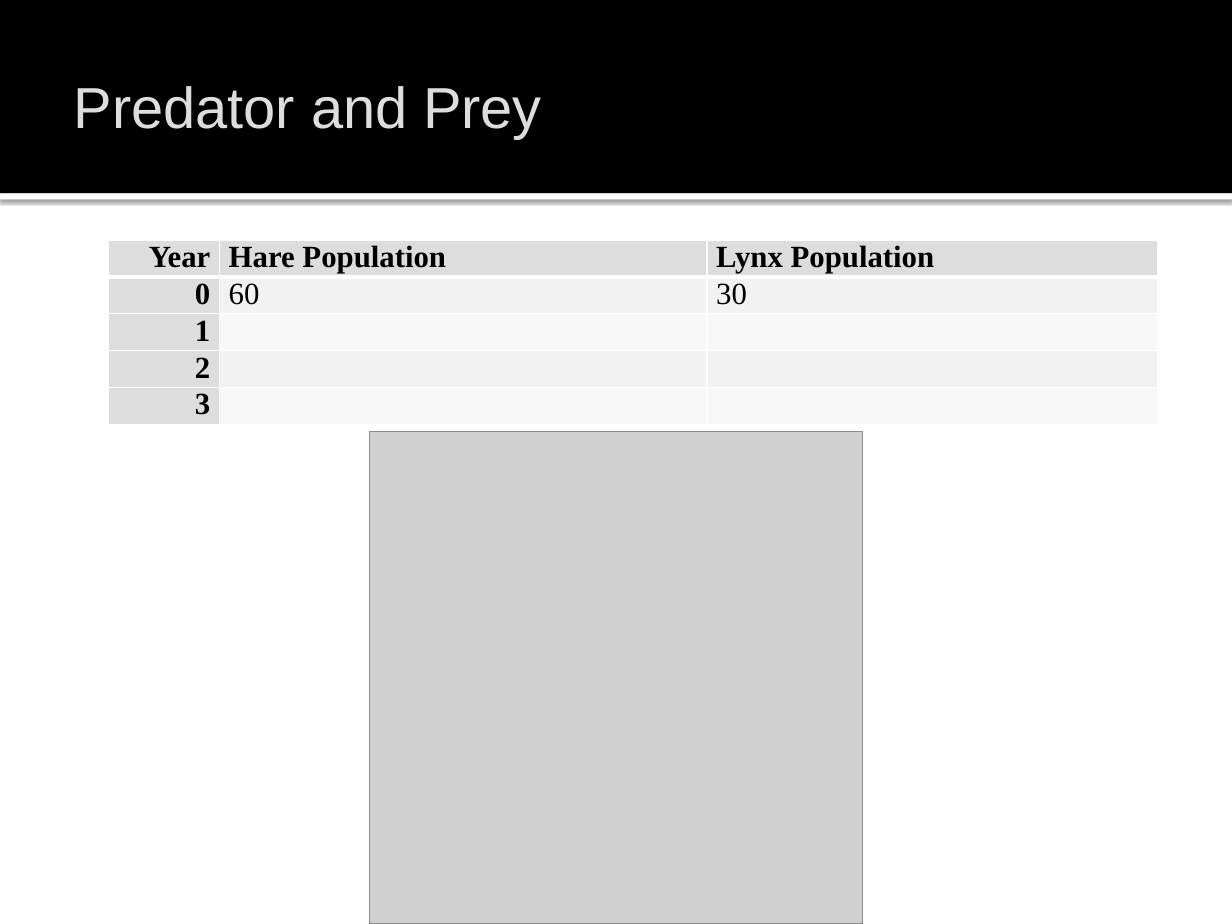
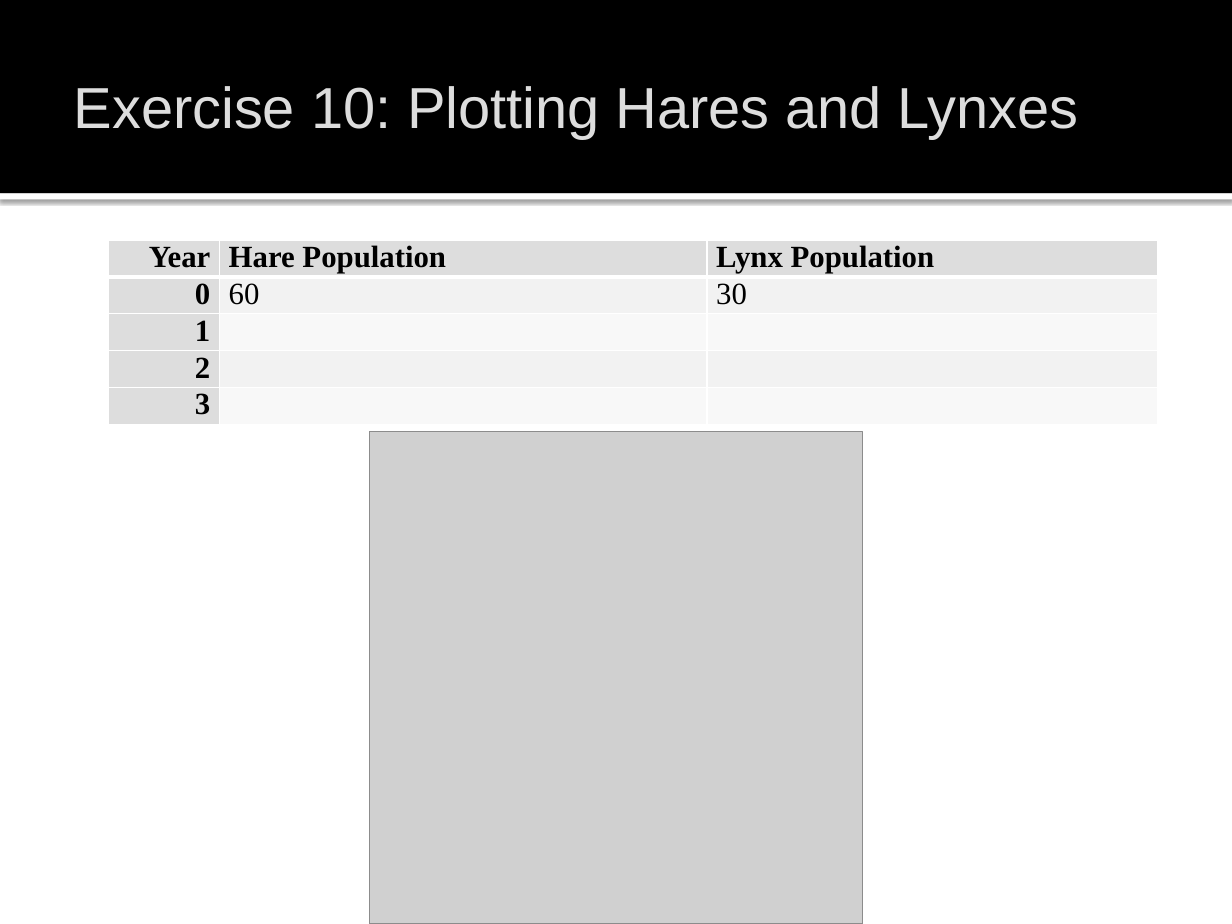
Before and after one commit to john-s-butler-dit/Maths-in-the-Wild, a slide deck: slide 48 of 01_Predator_Prey/Maths_in_the_Wild_Predator_Prey.pptx (slide 38 before the commit). Drawn at 1232x924 pixels with LibreOffice and Linux fonts; fonts in the diff are those of the drawing; grey boxes stand for pictures; background and template pictures are left out. Boxes give left, top, right and bottom in pixels: in the first picture for what was removed or moved away, otherwise in the second. Text is boxed around its words. In the diff, an @@ line names an element or a change of style, - is before the commit and + after.

Commit message:
Updated Predator Prey

```diff
--- a/01_Predator_Prey/Maths_in_the_Wild_Predator_Prey.pptx
+++ b/01_Predator_Prey/Maths_in_the_Wild_Predator_Prey.pptx
@@ title at (74, 86, 1079, 139): text changed @@
-Predator and Prey
+Exercise 10: Plotting Hares and Lynxes
```
Also in this commit, not shown: 24 other slides changed, 21 slides added, 3 slides removed, 15 other files.
